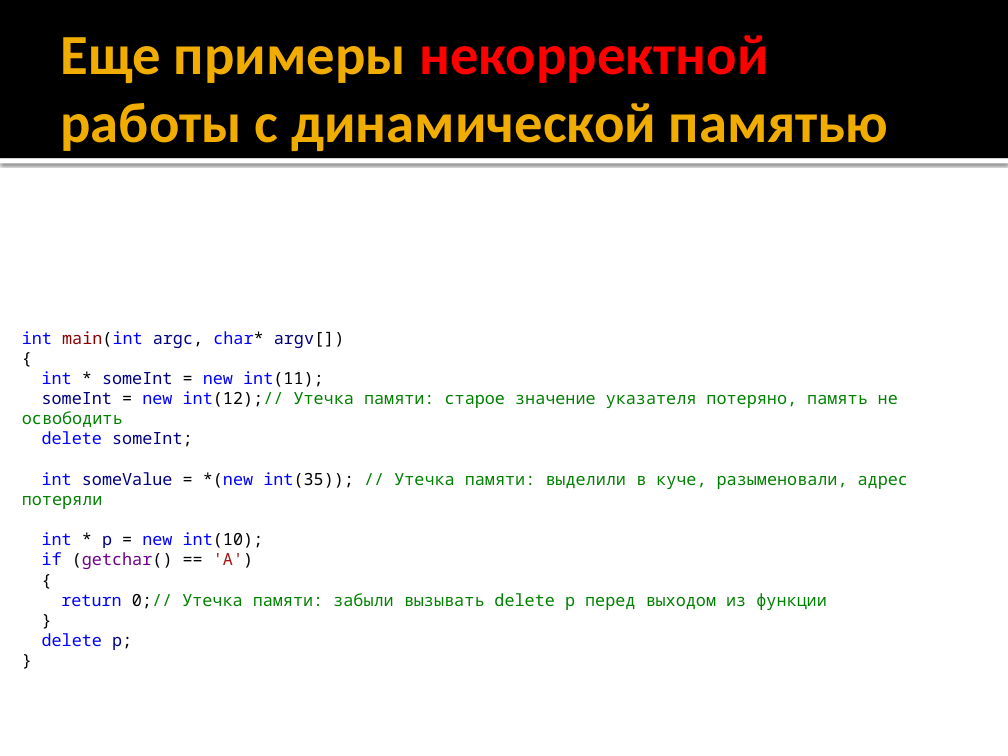
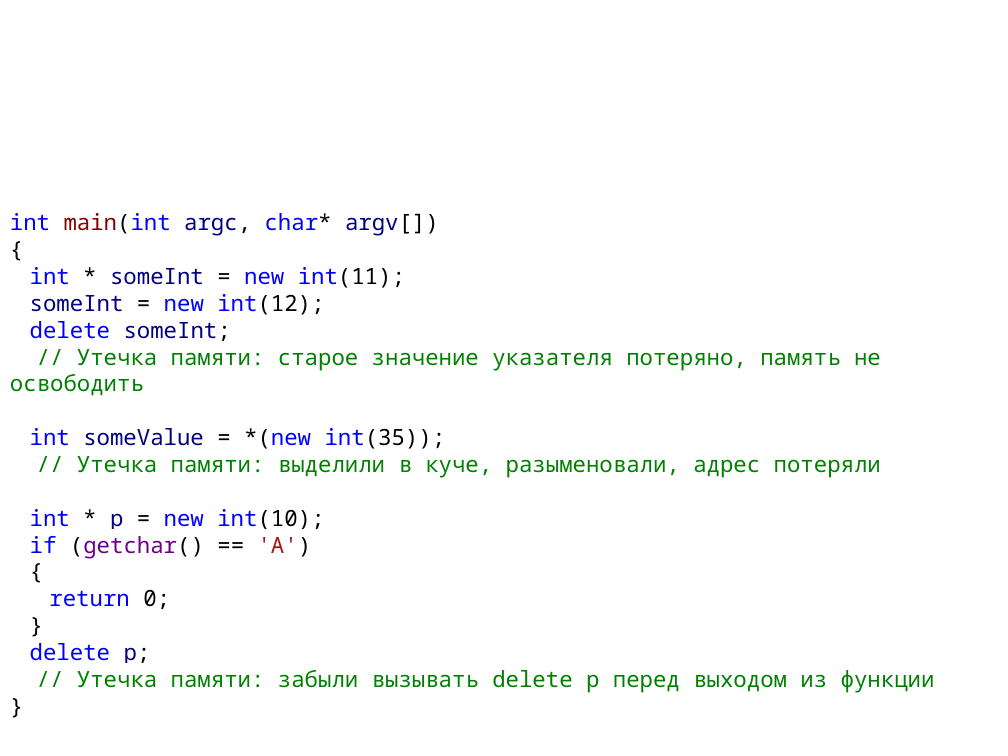
Before and after one commit to alexey-malov/oop, a slide deck: slide 264 of lectures/01/Синтаксис C++.pptx (slide 245 before the commit). Drawn at 1008x756 pixels with LibreOffice and Linux fonts; fonts in the diff are those of the drawing. Boxes give left, top, right and bottom in pixels: in the first picture for what was removed or moved away, otherwise in the second. Text is boxed around its words. In the diff, an @@ line names an element or a change of style, - is before the commit and + after.

```diff
--- a/lectures/01/Синтаксис C++.pptx
+++ b/lectures/01/Синтаксис C++.pptx
@@ rectangle removed at (0, 0, 1008, 158) @@
@@ title removed at (60, 35, 889, 151) @@
-Еще примеры некорректной работы с динамической памятью
@@ rectangle removed at (0, 158, 1008, 163) @@
@@ text "int main(int argc, char* argv[])": place and size @@
-text "int main(int argc, char* argv[])" at (22, 331, 908, 650)
+text "int main(int argc, char* argv[])" at (10, 213, 935, 692)
@@ text at (10, 213, 439, 663): size 12 to 16 pt in "int main(int argc, char* argv[])", "{", "int * someInt = new int(11);", "delete someInt;" and 6 more places @@
@@ text at (30, 294, 324, 315): text changed; size 12 to 16 pt; text colour #008000 to #000080 @@
-someInt = new int(12);// Утечка памяти: старое значение указателя потеряно, память не освободить
+someInt = new int(12);
@@ text at (10, 349, 881, 478): text changed; size 12 to 16 pt @@
-int someValue = *(new int(35)); // Утечка памяти: выделили в куче, разыменовали, адрес потеряли
+// Утечка памяти: старое значение указателя потеряно, память не освободить
+int someValue = *(new int(35));
+// Утечка памяти: выделили в куче, разыменовали, адрес потеряли
@@ text at (49, 590, 170, 609): text changed; size 12 to 16 pt; text colour #008000 to #0000FF @@
-return 0;// Утечка памяти: забыли вызывать delete p перед выходом из функции
+return 0;
@@ text at (77, 670, 935, 692): paragraph added @@
+// Утечка памяти: забыли вызывать delete p перед выходом из функции
```
Also in this commit, not shown: 24 other slides changed, 19 slides added, 1 other file.
